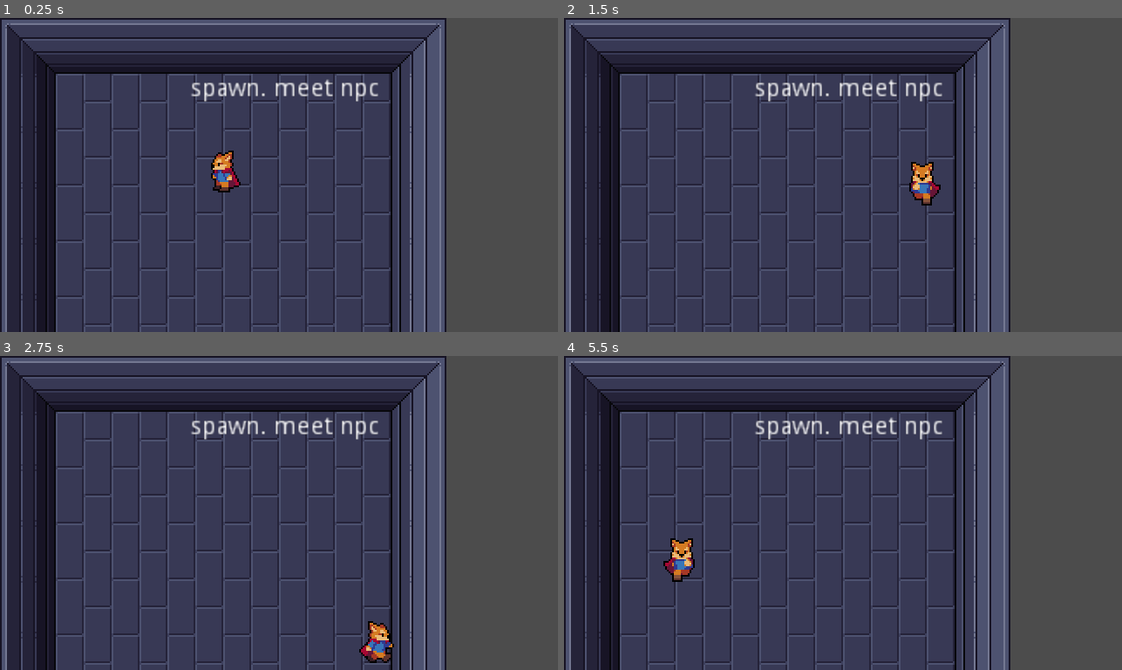
Above: before the commit, frames 1-4 (two rows, left to right).
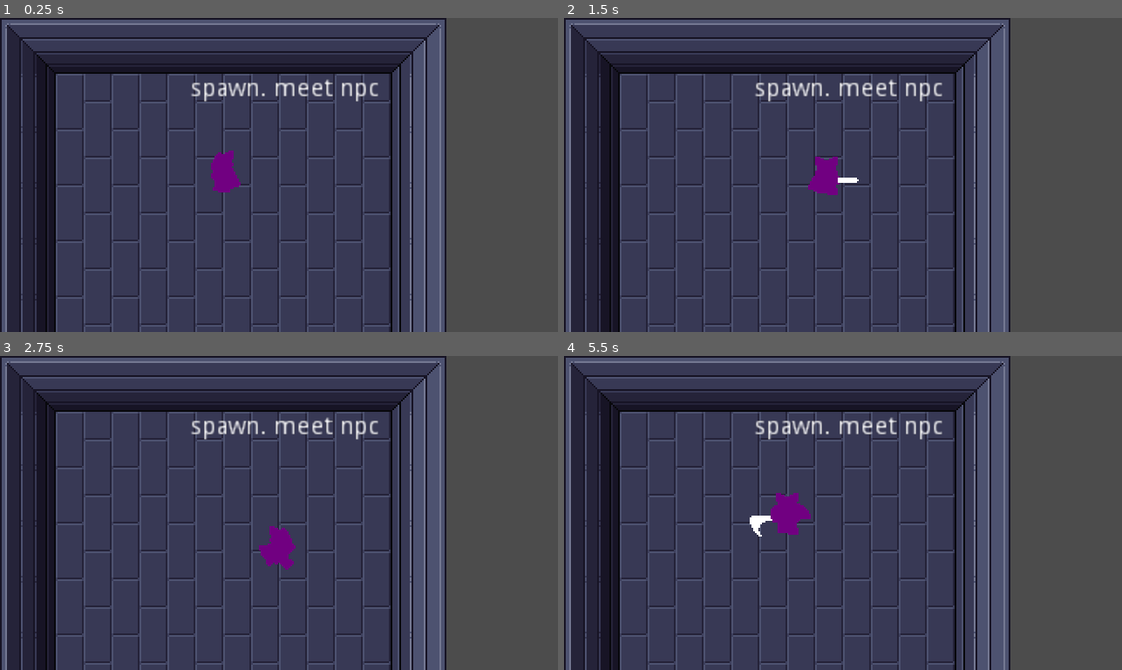
Above: after the commit, the same moments.

Repository: LiviRoseGames/DebutRPG
Game: Godot game, scene res://Scenes/World.tscn
Two runs of this game, one before a commit and one after it. Both use one fixed random seed, a clock stepped at 60 frames per second and the inputs below.
Inputs (mouse positions are in pixels of both pictures, inside the frame that each line leads up to):
- Up to frame 1 (0.25 s): no input
- Up to frame 2 (1.5 s): tap Enter at 0.5 s; move the mouse to (965, 159) at 0.52 s; hold Right (ui_right) 0.53-1.28 s; click (965, 159) at 0.6 s; move the mouse to (731, 190) at 1.27 s; hold Down (ui_down) from 1.28 s (still down); click (731, 190) at 1.35 s
- Up to frame 3 (2.75 s): move the mouse to (334, 443) at 2.02 s; release Down (ui_down) at 2.03 s; hold Right (ui_right) from 2.03 s (still down); click (334, 443) at 2.1 s
- Up to frame 4 (5.5 s): move the mouse to (815, 575) at 2.77 s; release Right (ui_right) at 2.78 s; hold Up (ui_up) 2.78-3.53 s; click (815, 575) at 2.85 s; move the mouse to (1010, 560) at 3.52 s; hold Left (ui_left) 3.53-5.03 s; click (1010, 560) at 3.6 s; move the mouse to (675, 465) at 4.27 s; click (675, 465) at 4.35 s; move the mouse to (870, 513) at 5.02 s; hold Down (ui_down) from 5.03 s (still down); click (870, 513) at 5.1 s

The runs differ from the first frame. In frame 1, 0.5% of the frame differs, in the area x 37-44%, y 42-56%; in frame 2, 1.1%; in frame 3, 1.1%; in frame 4, 1.3%, in the area x 17-45%, y 43-72%.

Commit message:
Updated Player and added Attack anim

Diff:
--- a/DebutRPGGodot/Scenes/Player.tscn
+++ b/DebutRPGGodot/Scenes/Player.tscn
@@ -7,6 +7,126 @@
 radius = 4.0
 height = 4.0
 
+[sub_resource type="Animation" id=25]
+resource_name = "AttackDown"
+length = 0.4
+tracks/0/type = "value"
+tracks/0/path = NodePath("Sprite:frame")
+tracks/0/interp = 1
+tracks/0/loop_wrap = true
+tracks/0/imported = false
+tracks/0/enabled = true
+tracks/0/keys = {
+"times": PoolRealArray( 0, 0.1, 0.2, 0.3 ),
+"transitions": PoolRealArray( 1, 1, 1, 1 ),
+"update": 1,
+"values": [ 36, 37, 38, 39 ]
+}
+tracks/1/type = "method"
+tracks/1/path = NodePath(".")
+tracks/1/interp = 1
+tracks/1/loop_wrap = true
+tracks/1/imported = false
+tracks/1/enabled = true
+tracks/1/keys = {
+"times": PoolRealArray( 0.4 ),
+"transitions": PoolRealArray( 1 ),
+"values": [ {
+"args": [  ],
+"method": "attack_state_finished"
+} ]
+}
+
+[sub_resource type="Animation" id=26]
+resource_name = "AttackLeft"
+length = 0.4
+tracks/0/type = "value"
+tracks/0/path = NodePath("Sprite:frame")
+tracks/0/interp = 1
+tracks/0/loop_wrap = true
+tracks/0/imported = false
+tracks/0/enabled = true
+tracks/0/keys = {
+"times": PoolRealArray( 0, 0.1, 0.2, 0.3 ),
+"transitions": PoolRealArray( 1, 1, 1, 1 ),
+"update": 1,
+"values": [ 32, 33, 34, 35 ]
+}
+tracks/1/type = "method"
+tracks/1/path = NodePath(".")
+tracks/1/interp = 1
+tracks/1/loop_wrap = true
+tracks/1/imported = false
+tracks/1/enabled = true
+tracks/1/keys = {
+"times": PoolRealArray( 0.4 ),
+"transitions": PoolRealArray( 1 ),
+"values": [ {
+"args": [  ],
+"method": "attack_state_finished"
+} ]
+}
+
+[sub_resource type="Animation" id=27]
+resource_name = "AttackRight"
+length = 0.4
+tracks/0/type = "value"
+tracks/0/path = NodePath("Sprite:frame")
+tracks/0/interp = 1
+tracks/0/loop_wrap = true
+tracks/0/imported = false
+tracks/0/enabled = true
+tracks/0/keys = {
+"times": PoolRealArray( 0, 0.1, 0.2, 0.3 ),
+"transitions": PoolRealArray( 1, 1, 1, 1 ),
+"update": 1,
+"values": [ 24, 25, 26, 27 ]
+}
+tracks/1/type = "method"
+tracks/1/path = NodePath(".")
+tracks/1/interp = 1
+tracks/1/loop_wrap = true
+tracks/1/imported = false
+tracks/1/enabled = true
+tracks/1/keys = {
+"times": PoolRealArray( 0.4 ),
+"transitions": PoolRealArray( 1 ),
+"values": [ {
+"args": [  ],
+"method": "attack_state_finished"
+} ]
+}
+
+[sub_resource type="Animation" id=28]
+resource_name = "AttackUp"
+length = 0.4
+tracks/0/type = "value"
+tracks/0/path = NodePath("Sprite:frame")
+tracks/0/interp = 1
+tracks/0/loop_wrap = true
+tracks/0/imported = false
+tracks/0/enabled = true
+tracks/0/keys = {
+"times": PoolRealArray( 0, 0.1, 0.2, 0.3 ),
+"transitions": PoolRealArray( 1, 1, 1, 1 ),
+"update": 1,
+"values": [ 28, 29, 30, 31 ]
+}
+tracks/1/type = "method"
+tracks/1/path = NodePath(".")
+tracks/1/interp = 1
+tracks/1/loop_wrap = true
+tracks/1/imported = false
+tracks/1/enabled = true
+tracks/1/keys = {
+"times": PoolRealArray( 0.4 ),
+"transitions": PoolRealArray( 1 ),
+"values": [ {
+"args": [  ],
+"method": "attack_state_finished"
+} ]
+}
+
 [sub_resource type="Animation" id=6]
 resource_name = "IdleDown"
 length = 0.1
@@ -157,6 +277,31 @@
 "update": 1,
 "values": [ 7, 8, 9, 10, 11, 6 ]
 }
+
+[sub_resource type="AnimationNodeAnimation" id=29]
+animation = "AttackLeft"
+
+[sub_resource type="AnimationNodeAnimation" id=30]
+animation = "AttackDown"
+
+[sub_resource type="AnimationNodeAnimation" id=31]
+animation = "AttackRight"
+
+[sub_resource type="AnimationNodeAnimation" id=32]
+animation = "AttackUp"
+
+[sub_resource type="AnimationNodeBlendSpace2D" id=33]
+blend_point_0/node = SubResource( 29 )
+blend_point_0/pos = Vector2( -1, 0 )
+blend_point_1/node = SubResource( 30 )
+blend_point_1/pos = Vector2( 0, 1.1 )
+blend_point_2/node = SubResource( 31 )
+blend_point_2/pos = Vector2( 1, 0 )
+blend_point_3/node = SubResource( 32 )
+blend_point_3/pos = Vector2( 0, -1.1 )
+min_space = Vector2( -1, -1.1 )
+max_space = Vector2( 1, 1.1 )
+blend_mode = 1
 
 [sub_resource type="AnimationNodeAnimation" id=11]
 animation = "IdleLeft"
@@ -212,12 +357,18 @@
 
 [sub_resource type="AnimationNodeStateMachineTransition" id=22]
 
+[sub_resource type="AnimationNodeStateMachineTransition" id=34]
+
+[sub_resource type="AnimationNodeStateMachineTransition" id=35]
+
 [sub_resource type="AnimationNodeStateMachine" id=23]
+states/Attack/node = SubResource( 33 )
+states/Attack/position = Vector2( 661, 139 )
 states/Idle/node = SubResource( 15 )
-states/Idle/position = Vector2( 654, 78 )
+states/Idle/position = Vector2( 645, 53 )
 states/Run/node = SubResource( 20 )
-states/Run/position = Vector2( 933, 78 )
-transitions = [ "Idle", "Run", SubResource( 21 ), "Run", "Idle", SubResource( 22 ) ]
+states/Run/position = Vector2( 923, 45 )
+transitions = [ "Idle", "Run", SubResource( 21 ), "Run", "Idle", SubResource( 22 ), "Idle", "Attack", SubResource( 34 ), "Attack", "Idle", SubResource( 35 ) ]
 start_node = "Idle"
 
 [sub_resource type="AnimationNodeStateMachinePlayback" id=24]
@@ -236,6 +387,10 @@
 shape = SubResource( 1 )
 
 [node name="AnimationPlayer" type="AnimationPlayer" parent="."]
+anims/AttackDown = SubResource( 25 )
+anims/AttackLeft = SubResource( 26 )
+anims/AttackRight = SubResource( 27 )
+anims/AttackUp = SubResource( 28 )
 anims/IdleDown = SubResource( 6 )
 anims/IdleLeft = SubResource( 7 )
 anims/IdleRight = SubResource( 8 )
@@ -249,7 +404,7 @@
 [node name="AnimationTree" type="AnimationTree" parent="."]
 tree_root = SubResource( 23 )
 anim_player = NodePath("../AnimationPlayer")
-active = true
 parameters/playback = SubResource( 24 )
+parameters/Attack/blend_position = Vector2( -0.00978261, -0.730172 )
 parameters/Idle/blend_position = Vector2( 0, 0 )
 parameters/Run/blend_position = Vector2( 0, 0 )
--- a/DebutRPGGodot/Scripts/Player.gd
+++ b/DebutRPGGodot/Scripts/Player.gd
@@ -4,13 +4,34 @@
 const MAX_SPEED = 100
 const FRICTION = 500
 
+enum {
+	MOVE,
+	ROLL,
+	ATTACK
+}
+
+var state = MOVE
 var velocity = Vector2.ZERO
 
 onready var animationPlayer = $AnimationPlayer
 onready var animationTree = $AnimationTree
 onready var animationState = animationTree.get("parameters/playback")
 
+func _ready():
+	animationTree.active = true
+
 func _physics_process(delta):
+	match state:
+		MOVE:
+			move_state(delta)
+
+		ROLL:
+			pass
+
+		ATTACK:
+			attack_state(delta)
+
+func move_state(delta):
 	var input_vector = Vector2.ZERO
 	input_vector.x = Input.get_action_strength("ui_right") - Input.get_action_strength("ui_left")
 	input_vector.y = Input.get_action_strength("ui_down") - Input.get_action_strength("ui_up")
@@ -19,6 +40,7 @@
 	if input_vector != Vector2.ZERO:
 		animationTree.set("parameters/Idle/blend_position", input_vector)
 		animationTree.set("parameters/Run/blend_position", input_vector)
+		animationTree.set("parameters/Attack/blend_position", input_vector)
 		animationState.travel("Run")
 		velocity = velocity.move_toward(input_vector * MAX_SPEED, ACCELERATION * delta)
 	else:
@@ -26,3 +48,13 @@
 		velocity = velocity.move_toward(Vector2.ZERO, FRICTION * delta)
 
 	velocity = move_and_slide(velocity)
+
+	if Input.is_action_just_pressed("attack"):
+		state = ATTACK
+
+func attack_state(delta):
+	velocity = Vector2.ZERO
+	animationState.travel("Attack")
+
+func attack_state_finished():
+	state = MOVE
--- a/DebutRPGGodot/project.godot
+++ b/DebutRPGGodot/project.godot
@@ -47,6 +47,47 @@
 "svg/scale": 1.0
 }
 
+[input]
+
+ui_left={
+"deadzone": 0.5,
+"events": [ Object(InputEventKey,"resource_local_to_scene":false,"resource_name":"","device":0,"alt":false,"shift":false,"control":false,"meta":false,"command":false,"pressed":false,"scancode":16777231,"physical_scancode":0,"unicode":0,"echo":false,"script":null)
+, Object(InputEventJoypadButton,"resource_local_to_scene":false,"resource_name":"","device":0,"button_index":14,"pressure":0.0,"pressed":false,"script":null)
+, Object(InputEventKey,"resource_local_to_scene":false,"resource_name":"","device":0,"alt":false,"shift":false,"control":false,"meta":false,"command":false,"pressed":false,"scancode":65,"physical_scancode":0,"unicode":0,"echo":false,"script":null)
+ ]
+}
+ui_right={
+"deadzone": 0.5,
+"events": [ Object(InputEventKey,"resource_local_to_scene":false,"resource_name":"","device":0,"alt":false,"shift":false,"control":false,"meta":false,"command":false,"pressed":false,"scancode":16777233,"physical_scancode":0,"unicode":0,"echo":false,"script":null)
+, Object(InputEventJoypadButton,"resource_local_to_scene":false,"resource_name":"","device":0,"button_index":15,"pressure":0.0,"pressed":false,"script":null)
+, Object(InputEventKey,"resource_local_to_scene":false,"resource_name":"","device":0,"alt":false,"shift":false,"control":false,"meta":false,"command":false,"pressed":false,"scancode":68,"physical_scancode":0,"unicode":0,"echo":false,"script":null)
+ ]
+}
+ui_up={
+"deadzone": 0.5,
+"events": [ Object(InputEventKey,"resource_local_to_scene":false,"resource_name":"","device":0,"alt":false,"shift":false,"control":false,"meta":false,"command":false,"pressed":false,"scancode":16777232,"physical_scancode":0,"unicode":0,"echo":false,"script":null)
+, Object(InputEventJoypadButton,"resource_local_to_scene":false,"resource_name":"","device":0,"button_index":12,"pressure":0.0,"pressed":false,"script":null)
+, Object(InputEventKey,"resource_local_to_scene":false,"resource_name":"","device":0,"alt":false,"shift":false,"control":false,"meta":false,"command":false,"pressed":false,"scancode":87,"physical_scancode":0,"unicode":0,"echo":false,"script":null)
+ ]
+}
+ui_down={
+"deadzone": 0.5,
+"events": [ Object(InputEventKey,"resource_local_to_scene":false,"resource_name":"","device":0,"alt":false,"shift":false,"control":false,"meta":false,"command":false,"pressed":false,"scancode":16777234,"physical_scancode":0,"unicode":0,"echo":false,"script":null)
+, Object(InputEventJoypadButton,"resource_local_to_scene":false,"resource_name":"","device":0,"button_index":13,"pressure":0.0,"pressed":false,"script":null)
+, Object(InputEventKey,"resource_local_to_scene":false,"resource_name":"","device":0,"alt":false,"shift":false,"control":false,"meta":false,"command":false,"pressed":false,"scancode":83,"physical_scancode":0,"unicode":0,"echo":false,"script":null)
+ ]
+}
+attack={
+"deadzone": 0.5,
+"events": [ Object(InputEventMouseButton,"resource_local_to_scene":false,"resource_name":"","device":-1,"alt":false,"shift":false,"control":false,"meta":false,"command":false,"button_mask":0,"position":Vector2( 0, 0 ),"global_position":Vector2( 0, 0 ),"factor":1.0,"button_index":1,"pressed":false,"doubleclick":false,"script":null)
+ ]
+}
+dodge={
+"deadzone": 0.5,
+"events": [ Object(InputEventKey,"resource_local_to_scene":false,"resource_name":"","device":0,"alt":false,"shift":false,"control":false,"meta":false,"command":false,"pressed":false,"scancode":32,"physical_scancode":0,"unicode":0,"echo":false,"script":null)
+ ]
+}
+
 [physics]
 
 common/enable_pause_aware_picking=true
Binary file changed: DebutRPGGodot/Action RPG Resources/Player/Player.png
Not shown: 1 places in DebutRPGGodot/Scenes/Player.tscn that only renumber resources
Not shown, added: DebutRPGGodot/Action RPG Resources/Player/.Player.png-autosave.kra
Not shown, added: DebutRPGGodot/Action RPG Resources/Player/Player.png~
